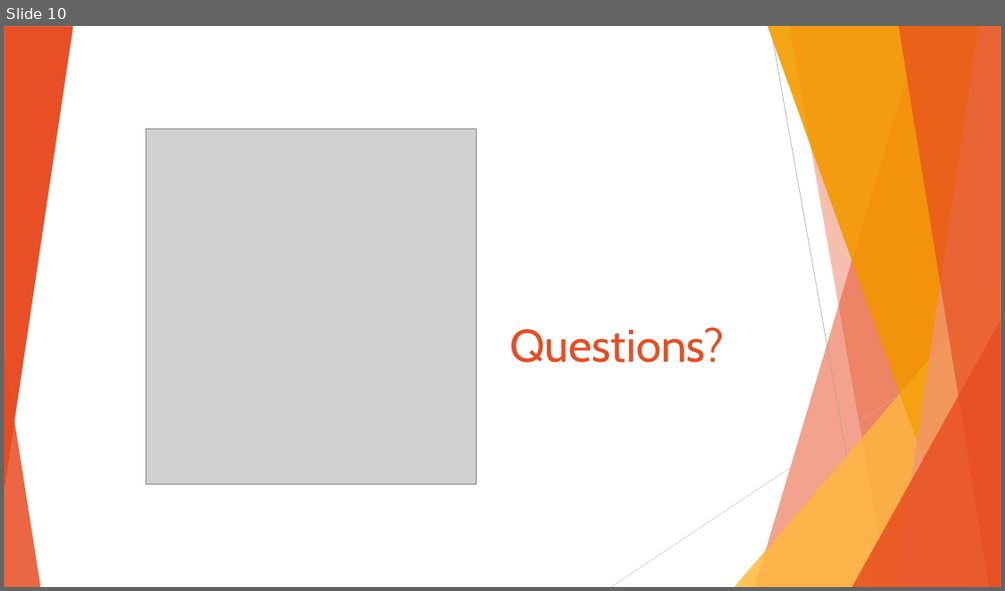
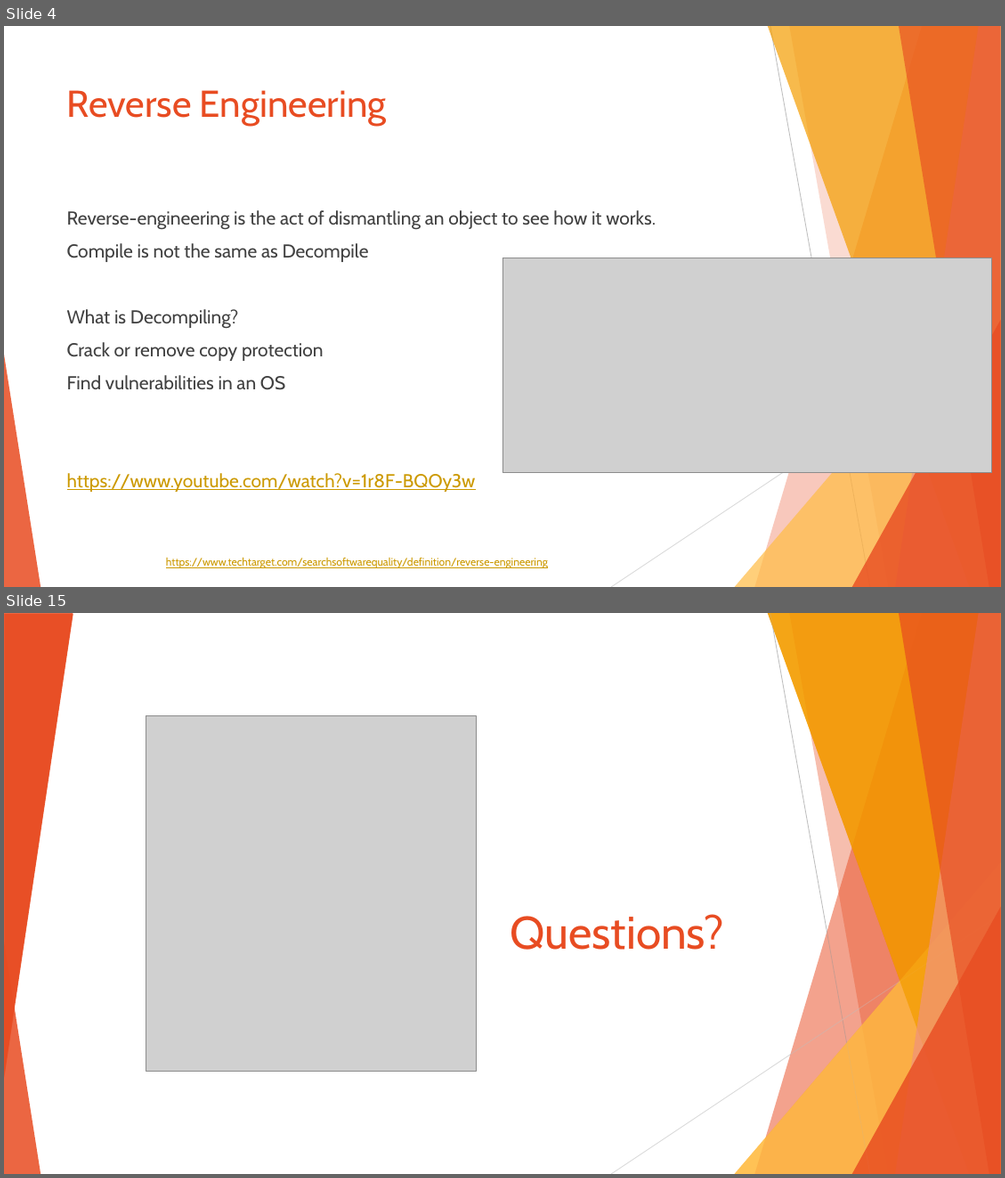
Before and after one commit to sebivenlo/ESDE-2022-Ghidra, a slide deck: Ghidra_Prep.pptx. Shown one above the other, each under a label of ours: slide 10 before the commit, slides 4 and 15 after it; the slides between them are not shown. The pictures are 1005x591 and 1005x1178 pixels, drawn with LibreOffice and Linux fonts; fonts in the diff are those of the drawing; grey boxes stand for pictures. Boxes give left, top, right and bottom in pixels: in the first picture for what was removed or moved away, otherwise in the second. Text is boxed around its words. In the diff, an @@ line names an element or a change of style, - is before the commit and + after.

```diff
--- a/Ghidra_Prep.pptx
+++ b/Ghidra_Prep.pptx
@@ slide 4 added at (x1=4, y1=26, x2=1001, y2=587), background #FFFFFF; not listed: 8 template elements that a slide beside it also shows @@
@@ line added from (770, 26) to (870, 587), #BFBFBF 0.75 pt @@
@@ title added at (x1=67, y1=90, x2=386, y2=126), 36 pt, text #E84C22 @@
+Reverse Engineering
@@ text added at (x1=67, y1=210, x2=655, y2=491), 18 pt, text #404040 @@
+Reverse-engineering is the act of dismantling an object to see how it works.
+Compile is not the same as Decompile
+What is Decompiling?
+Crack or remove copy protection
+Find vulnerabilities in an OS
+https://www.youtube.com/watch?v=1r8F-BQOy3w
@@ picture added at (x1=502, y1=257, x2=992, y2=473) @@
@@ line added from (1001, 328) to (611, 587), #D9D9D9 0.75 pt @@
@@ text added at (x1=166, y1=556, x2=548, y2=568), 10.5 pt, text #CC9900, underline @@
+https://www.techtarget.com/searchsoftwarequality/definition/reverse-engineering
@@ what was slide 10 is now slide 15 @@
```
Also in this commit, not shown: 7 slides changed, 5 other slides added, 1 slide removed.
